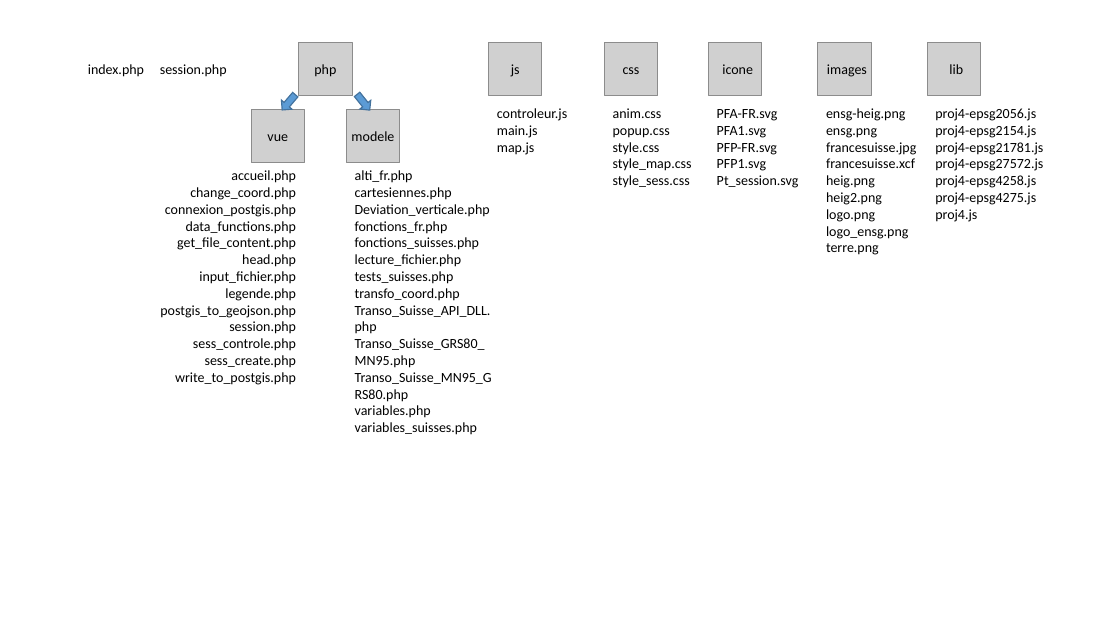
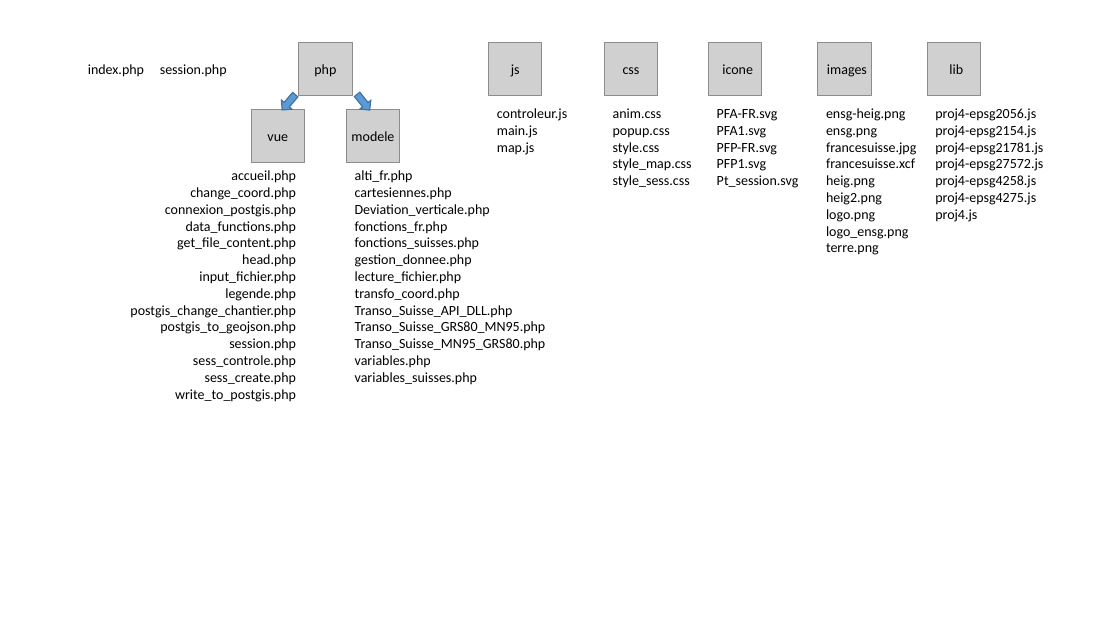
Before and after one commit to Pepiito/ProjetDev, a slide deck: slide 1 of docs/Figure/figure-arboresence.pptx. Drawn at 1120x630 pixels with LibreOffice and Linux fonts; fonts in the diff are those of the drawing; grey boxes stand for pictures. Boxes give left, top, right and bottom in pixels: in the first picture for what was removed or moved away, otherwise in the second. Text is boxed around its words. In the diff, an @@ line names an element or a change of style, - is before the commit and + after.

```diff
--- a/docs/Figure/figure-arboresence.pptx
+++ b/docs/Figure/figure-arboresence.pptx
@@ text "accueil.php": place and size @@
-text "accueil.php" at bbox=[160, 170, 296, 385]
+text "accueil.php" at bbox=[130, 170, 296, 402]
@@ text at bbox=[355, 254, 472, 267]: paragraph added @@
+gestion_donnee.php
@@ text at bbox=[355, 271, 454, 284]: paragraph removed @@
-tests_suisses.php
@@ text at bbox=[130, 305, 295, 318]: paragraph added @@
+postgis_change_chantier.php
```
Also in this commit, not shown: 4 other files.
